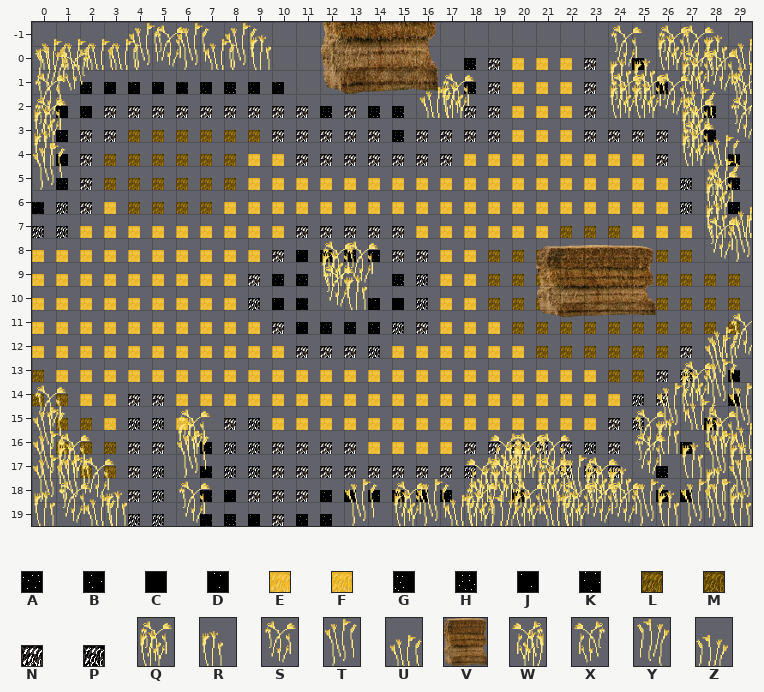
A Tiled map gets an edit: scripts/world/maps/chapter1/farm_world/farm3.tmx. That is the earlier state.
Cells are 40x40 px. Shown: x 0..29, y -1..19.
Key: from "farm_world": A 0, B 1, C 2, D 3, E 4, F 5, G 10, H 11, J 12, K 13, L 14, M 15, N 20, P 21; from "farm_world_extras": Q 0 "dark_wheat1", R 1 "dark_wheat2", S 2 "dark_wheat3", T 3 "dark_wheat4", U 4 "dark_wheat5", V 5 "haybale", W 7 "dark_wheat1_flip", X 9 "dark_wheat3_flip", Y 10 "dark_wheat4_flip", Z 11 "dark_wheat5_flip".
_ is an empty cell.
Layer "Camada de Blocos 1" before, first column x 0:
-1 ______________________________
 0 __UUTSTUTR________HNEEENSDQSRU
 1 __AJDJKGHGD_V_____HNEEENRRKQS_
 2 _CGNNNNNNNNNHNHH__NNEEENQQS_H_
 3 _BNNLLLLLLNNNNNHNNNNEEENNNNQK_
 4 _JNLLLLLLEENNNNNNNEEEEEEEENQ_K
 5 TANLLLLLLEEEEEEEEEEEEEEEEEEPUH
 6 KPNELLLLEEEEEEEEEEEEEEEEEEEPQB
 7 PPEEEEEEEEENNNNNEEEEEELLLEEER_
 8 EEEEEEEEEENJAABNNEELLLLLLLLLST
 9 EEEEEEEEENAA___HPEELLLLLLLLLLL
10 EEEEEEEEEPJKSRDCPEELLLLLLLLLLL
11 EEEEEEEEEENJABBPNEEELLLLLLLLLL
12 EEEEEEEEEEENNNPEEEEEELLLLLLN__
13 LEEEEEEEEEEEEEEEEEEEEEEELLNP_K
14 MLEENNEEEEEEEEEEEEEEEEEEEPN__G
15 _LLFPPF_NPEEEEEEEEEEEEEENP__AT
16 _LMMNN_BPPNNNNEEEENNNNNPN__J__
17 __MLNP_KPPNNNNNNNNP___NNN_H___
18 ____NP_KJNNNBBBBBA__B_____BB__
19 ____PP_KHJNBB_________________
Layer "Camada de Blocos 2" before, first column x 0:
-1 ______________________________
 0 UU____________________________
 1 YX___________________________U
 2 S_______________UQ_________U_S
 3 Q____________________________S
 4 R___________________________U_
 5 ______________________________
 6 ______________________________
 7 _____________________________U
 8 ______________________________
 9 ____________QS________________
10 ______________________________
11 ______________________________
12 ____________________________US
13 ____________________________T_
14 ___________________________QT_
15 S_________________________TU__
16 T_____Q__________________SR_QU
17 TQ____T____________W_S___S_RTR
18 TTS_______________WW_QTQR___RT
19 RSUR__S______T_QTUQZ_UQSSTRTTR
Now the later version:
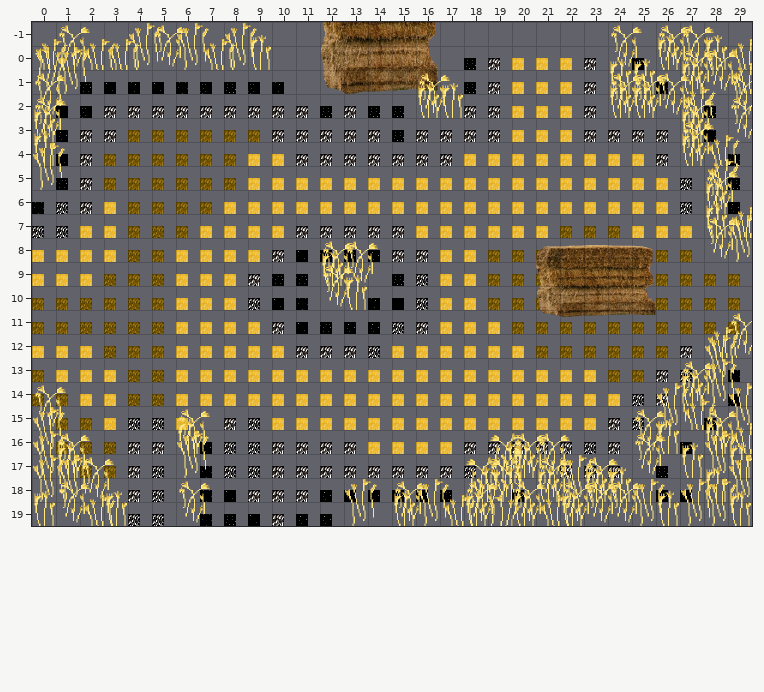
Change:
Layer "Camada de Blocos 1":
Tile E gives way to tile L in row 7 at x 4 and 6; in row 8 at x 5; in row 9 at x 4; in row 10 at x 0 to 1, 3 and 5; in row 11 at x 0 to 1; in row 12 at x 4 to 5.
Tile E gives way to tile M in row 7 at x 5; in row 8 at x 4; in row 9 at x 3 and 5; in row 10 at x 2 and 4; in row 11 at x 2 to 5; in row 12 at x 3.
Tile E gives way to tile M in row 13 at x 4 to 5.
Tile N gives way to tile M in row 14 at x 4 to 5.
The edit adds tile Q in row 2 at x 16.
The edit adds tile R in row 2 at x 17.
The edit adds tile S in row 0 at x 1.
The edit adds tile T in row 1 at x 1.
Layer "Camada de Blocos 2":
Tile Q is gone in row 2 at x 17.
Tile U is gone in row 0 at x 1; in row 2 at x 16.
Tile X is gone in row 1 at x 1.
Where, in picture pixels (left, top, right, bottom), the same in both pictures:
changed: (57, 25, 92, 94)
changed: (418, 73, 474, 118)
changed: (32, 226, 188, 406)
